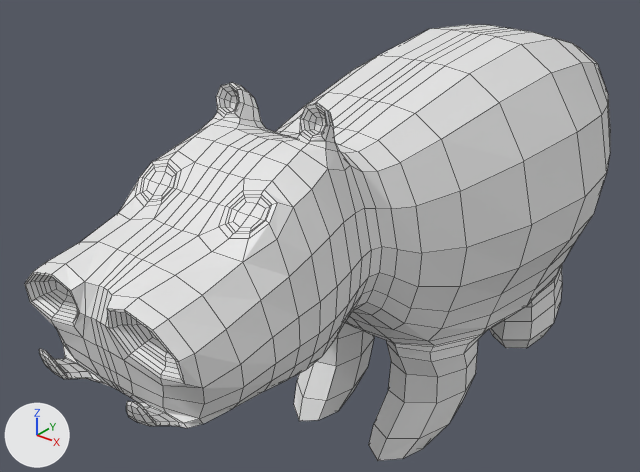
Renders of the Blender file HippopoGame/Assets/Blender/hippo.blend from each side of a commit.
Before and after are seen from a camera (50 mm lens) standing at (2.15, -3.5, 2.91) and looking at (-0.37, -0.35, 0.95). The lights are fixed; the arrows at lower left show +X, +Y and +Z. Mesh edges are drawn as thin lines.

Names of what the first picture shows: 'Hippo'.
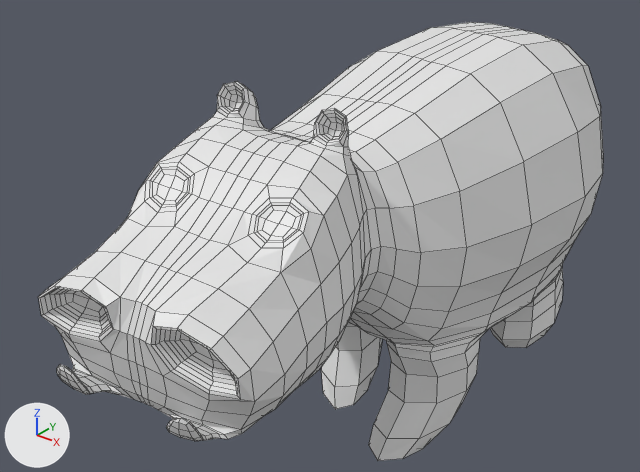
The newer file adds an action. The first version stands in its rest pose; the second is drawn at frame 160 of the action 'idle'.

Where the change shows, as pixel boxes [x1, y1, x2, y2] in the pictures (640 x 472 px):
'Hippo', posed
    before: [25, 25, 610, 461]
    after: [38, 22, 603, 461]
bone 'tail.001', root to tip
    before: (515, 58) to (539, 73)
    after: (515, 58) to (526, 71)
bone 'tail.002', root to tip
    before: (539, 73) to (562, 92)
    after: (526, 71) to (553, 95)
bone 'tail.003', root to tip
    before: (562, 92) to (578, 111)
    after: (553, 95) to (570, 117)
bone 'spine.006', root to tip
    before: (272, 214) to (188, 201)
    after: (272, 214) to (212, 209)
bone 'shoulder.R', root to tip
    before: (357, 143) to (292, 255)
    after: (357, 143) to (300, 257)
bone 'upper_arm.R', root to tip
    before: (335, 206) to (355, 279)
    after: (340, 203) to (368, 265)
bone 'forearm.R', root to tip
    before: (355, 279) to (341, 384)
    after: (368, 265) to (364, 364)
bone 'belly.C', root to tip
    before: (436, 233) to (433, 277)
    after: (436, 233) to (439, 279)
bone 'foot.L', root to tip
    before: (533, 230) to (517, 315)
    after: (533, 230) to (518, 314)

What the commit changed:
Bone 'tail.001' (bone_tail_001) turns from (0, 0, 0) to (0, 1, 12) degrees about its own x, y and z.
Bone 'tail.002' (bone_tail_002) turns from (0, 0, 0) to (-4, 12, -17) degrees about its own x, y and z.
Bone 'tail.003' (bone_tail_003) turns from (0, 0, 0) to (0, -2, 3) degrees about its own x, y and z.
Bone 'spine.006' (bone_spine_006) turns from (0, 0, 0) to (0, -1, -13) degrees about its own x, y and z.
Bone 'shoulder.R' (bone_shoulder_r) turns from (0, 0, 0) to (-7, -2, -2) degrees about its own x, y and z.
Bone 'upper_arm.R' (bone_upper_arm_r) turns from (0, 0, 0) to (-2, 0, 0) degrees about its own x, y and z.
Bone 'forearm.R' (bone_forearm_r) turns from (0, 0, 0) to (0, -14, 0) degrees about its own x, y and z.
Bone 'belly.C' (bone_belly_c) turns from (0, 0, 0) to (0, 0, -9) degrees about its own x, y and z.
Bone 'foot.L' (bone_foot_l) turns from (0, 0, 0) to (-2, 2, 0) degrees about its own x, y and z.
